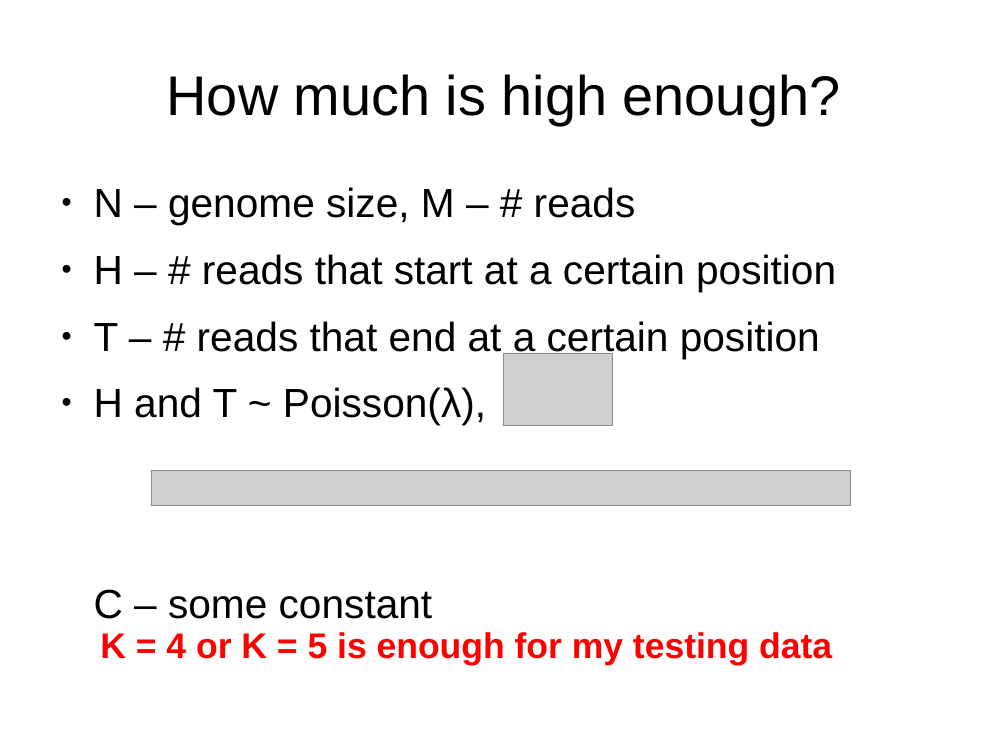
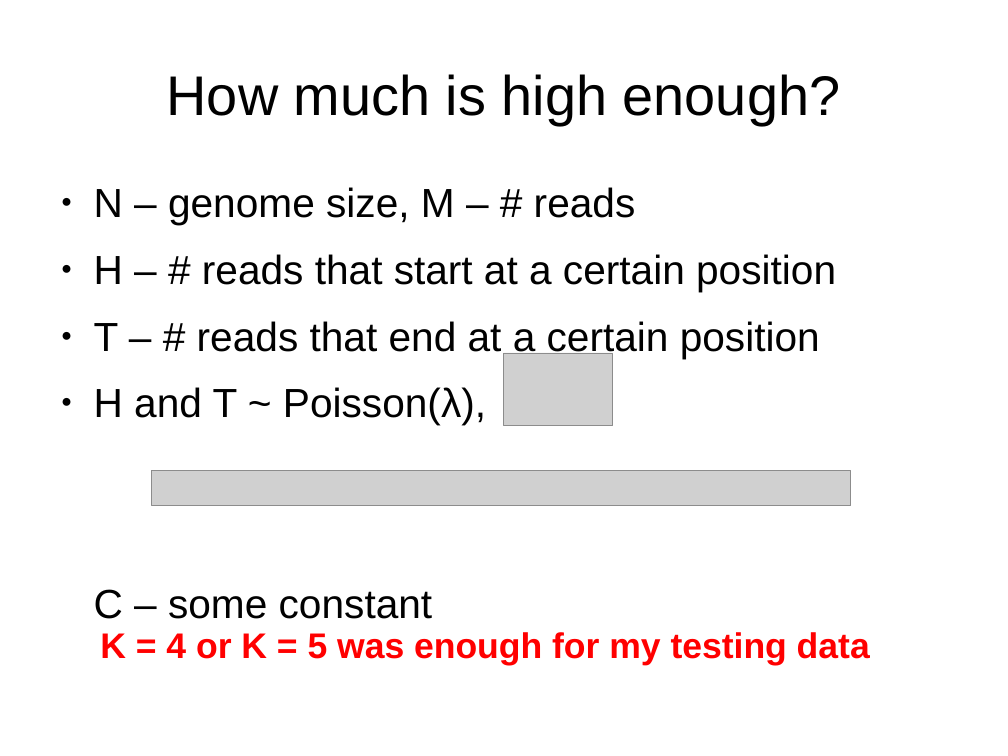
Before and after one commit to pfiziev/AluMorphix, a slide deck: slide 10 of fiziev.odp (slide 7 before the commit). Drawn at 1008x756 pixels with LibreOffice and Linux fonts; fonts in the diff are those of the drawing; grey boxes stand for pictures. Boxes give left, top, right and bottom in pixels: in the first picture for what was removed or moved away, otherwise in the second. Text is boxed around its words. In the diff, an @@ line names an element or a change of style, - is before the commit and + after.

```diff
--- a/fiziev.odp
+++ b/fiziev.odp
@@ text at [100, 632, 870, 666]: text changed @@
-K = 4 or K = 5 is enough for my testing data
+K = 4 or K = 5 was enough for my testing data
```
Also in this commit, not shown: 8 other slides changed, 4 slides added, 1 slide removed, 15 other files.
